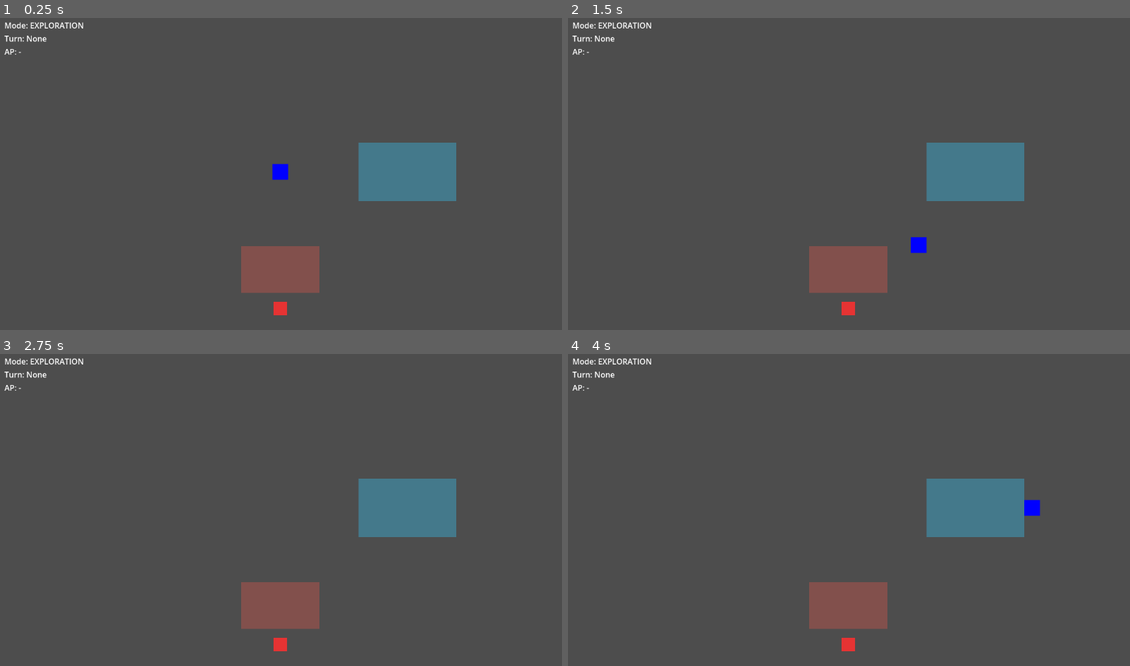
Above: before the commit, frames 1-4 (two rows, left to right).
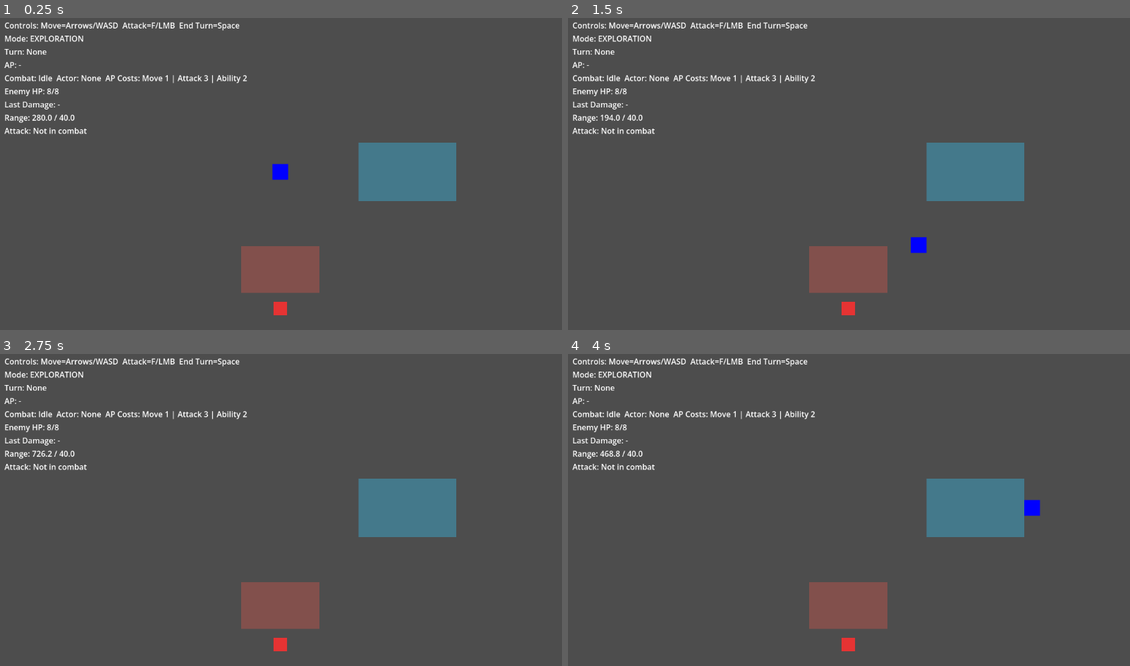
Above: after the commit, the same moments.

Repository: whelanworkmaster/cogs-and-catalysts
Game: Godot game, scene res://scenes/main.tscn
Same seed, same stepped clock (60 frames per second), same inputs: the game is played once before the commit and once after it.
Inputs (mouse positions are in pixels of both pictures, inside the frame that each line leads up to):
- Up to frame 1 (0.25 s): no input
- Up to frame 2 (1.5 s): tap Enter (ui_accept) at 0.5, 0.77, 1.07, 1.25 s; move the mouse to (972, 155) at 0.52 s; hold Right (ui_right) 0.53-1.28 s; tap F (attack, bound only after the commit) at 0.6 s; click (972, 155) at 0.67 s; tap Space at 0.8, 1.35 s; move the mouse to (736, 186) at 1.27 s; hold Down (ui_down) from 1.28 s (still down); click (736, 186) at 1.42 s
- Up to frame 3 (2.75 s): tap Enter (ui_accept) at 1.52, 1.55, 1.82, 2, 2.1 s; move the mouse to (337, 438) at 2.02 s; release Down (ui_down) at 2.03 s; hold Right (ui_right) from 2.03 s (still down); click (337, 438) at 2.17 s; tap F (attack, bound only after the commit) at 2.3 s
- Up to frame 4 (4 s): tap Enter (ui_accept) at 2.75, 3.02, 3.32, 3.5, 3.77, 3.8 s; move the mouse to (820, 572) at 2.77 s; release Right (ui_right) at 2.78 s; hold Up (ui_up) 2.78-3.53 s; tap F (attack, bound only after the commit) at 2.85 s; click (820, 572) at 2.92 s; tap Space at 3.05, 3.6 s; move the mouse to (1017, 556) at 3.52 s; hold Left (ui_left) from 3.53 s (still down); click (1017, 556) at 3.67 s

The runs differ from the first frame. In frame 1, 1.6% of the frame differs, in the area x 0-44%, y 1-38%; in frame 2, 1.6%; in frame 3, 1.6%; in frame 4, 1.6%.

Commit message:
Add MVP combat attacks, HUD readouts, and drops

Diff:
--- a/project.godot
+++ b/project.godot
@@ -20,6 +20,34 @@
 GameMode="*res://scripts/systems/game_mode_controller.gd"
 CombatManager="*res://scripts/systems/combat_manager.gd"
 
+[input]
+
+attack={
+"deadzone": 0.5,
+"events": [ {
+"type": "InputEventKey",
+"device": -1,
+"keycode": 70,
+"physical_keycode": 70,
+"unicode": 70,
+"location": 0,
+"modifiers": 0
+} ]
+}
+
+end_turn={
+"deadzone": 0.5,
+"events": [ {
+"type": "InputEventKey",
+"device": -1,
+"keycode": 32,
+"physical_keycode": 32,
+"unicode": 32,
+"location": 0,
+"modifiers": 0
+} ]
+}
+
 [physics]
 
 3d/physics_engine="Jolt Physics"
--- a/scenes/ui/combat_hud.tscn
+++ b/scenes/ui/combat_hud.tscn
@@ -17,6 +17,9 @@
 
 [node name="VBoxContainer" type="VBoxContainer" parent="MarginContainer"]
 
+[node name="ControlLabel" type="Label" parent="MarginContainer/VBoxContainer"]
+text = "Controls: Move=Arrows/WASD  Attack=F  End Turn=Space"
+
 [node name="ModeLabel" type="Label" parent="MarginContainer/VBoxContainer"]
 text = "Mode: Unknown"
 
@@ -25,3 +28,18 @@
 
 [node name="APLabel" type="Label" parent="MarginContainer/VBoxContainer"]
 text = "AP: -"
+
+[node name="StateLabel" type="Label" parent="MarginContainer/VBoxContainer"]
+text = "State: -"
+
+[node name="EnemyHPLabel" type="Label" parent="MarginContainer/VBoxContainer"]
+text = "Enemy HP: -"
+
+[node name="DamageLabel" type="Label" parent="MarginContainer/VBoxContainer"]
+text = "Last Damage: -"
+
+[node name="RangeLabel" type="Label" parent="MarginContainer/VBoxContainer"]
+text = "Range: -"
+
+[node name="AttackLabel" type="Label" parent="MarginContainer/VBoxContainer"]
+text = "Attack: -"
--- a/scripts/actors/enemy.gd
+++ b/scripts/actors/enemy.gd
@@ -2,12 +2,18 @@
 
 class_name Enemy
 
+const MutagenicCell = preload("res://scripts/world/mutagenic_cell.gd")
+
+@export var max_hp: int = 8
 @export var max_ap: int = 6
 @export var move_step: float = 32.0
 var current_ap: int = 6
+var current_hp: int = 0
 @onready var ai = $AI
 
 func _ready() -> void:
+	current_hp = max_hp
+	add_to_group("enemy")
 	_create_enemy_sprite()
 
 func _create_enemy_sprite() -> void:
@@ -33,5 +39,43 @@
 func get_max_ap() -> int:
 	return max_ap
 
+func get_current_hp() -> int:
+	return current_hp
+
+func get_max_hp() -> int:
+	return max_hp
+
 func get_ai() -> Node:
 	return ai
+
+func take_damage(amount: int, source: Node = null) -> void:
+	if amount <= 0:
+		return
+	current_hp = max(current_hp - amount, 0)
+	print("%s took %s damage. HP: %s/%s" % [name, amount, current_hp, max_hp])
+	if current_hp <= 0:
+		_die()
+
+func _die() -> void:
+	if CombatManager:
+		CombatManager.remove_actor(self)
+	_drop_mutagenic_cell()
+	_play_death_effect()
+	queue_free()
+
+func _drop_mutagenic_cell() -> void:
+	var cell := MutagenicCell.new()
+	var scene := get_tree().current_scene if get_tree() else null
+	if scene:
+		scene.add_child(cell)
+	else:
+		get_parent().add_child(cell)
+	cell.global_position = global_position
+
+func _play_death_effect() -> void:
+	if not has_node("Sprite2D"):
+		return
+	var sprite := $Sprite2D
+	var tween := create_tween()
+	tween.tween_property(sprite, "scale", Vector2(0.1, 0.1), 0.2)
+	tween.parallel().tween_property(sprite, "modulate:a", 0.0, 0.2)
--- a/scripts/player.gd
+++ b/scripts/player.gd
@@ -11,12 +11,15 @@
 # Action Points system
 var current_ap: int = 10
 @export var max_ap: int = 10
-@export var move_ap_cost: int = 1
 @export var ap_regen_per_second: float = 2.0
 var ap_regen_accumulator: float = 0.0
 @export var combat_step_distance: float = 32.0
 @export var combat_move_cooldown: float = 0.2
 var combat_move_cooldown_timer: float = 0.0
+@export var attack_contact_distance: float = 40.0
+@export var attack_damage: int = 3
+var last_damage_dealt: int = 0
+var last_attack_result: String = "-"
 
 # Elevation tracking
 var current_elevation: int = 0
@@ -37,10 +40,13 @@
 func _ready():
 	print("Player initialized with ", current_ap, " AP")
 	add_to_group("player")
+	_ensure_input_actions()
 	elevation_detector.area_entered.connect(_on_elevation_area_entered)
 	elevation_detector.area_exited.connect(_on_elevation_area_exited)
 	if CombatManager:
 		CombatManager.turn_started.connect(_on_turn_started)
+		CombatManager.combat_started.connect(_on_combat_started)
+		CombatManager.combat_ended.connect(_on_combat_ended)
 	# Create a basic visual representation
 	create_player_sprite()
 
@@ -49,6 +55,7 @@
 	if combat_move_cooldown_timer > 0.0:
 		combat_move_cooldown_timer = max(0.0, combat_move_cooldown_timer - delta)
 	handle_movement()
+	handle_attack_input()
 
 func handle_turn_input():
 	if not CombatManager:
@@ -57,7 +64,7 @@
 		return
 	if CombatManager.get_current_actor() != self:
 		return
-	if Input.is_action_just_pressed("ui_accept"):
+	if Input.is_action_just_pressed("end_turn") or Input.is_action_just_pressed("ui_accept"):
 		CombatManager.end_turn()
 
 func handle_movement():
@@ -90,7 +97,7 @@
 				move_and_slide()
 				return
 			# Check if move is legal (has enough AP)
-			if spend_ap(move_ap_cost):
+			if spend_ap(_get_ap_cost("move")):
 				global_position += input_direction * combat_step_distance
 				combat_move_cooldown_timer = combat_move_cooldown
 			else:
@@ -102,6 +109,36 @@
 		velocity = Vector2.ZERO
 
 	move_and_slide()
+
+func handle_attack_input() -> void:
+	if not CombatManager:
+		last_attack_result = "No CombatManager"
+		return
+	if not CombatManager.active_combat:
+		last_attack_result = "Not in combat"
+		return
+	if CombatManager.get_current_actor() != self:
+		last_attack_result = "Not your turn"
+		return
+	if not Input.is_action_just_pressed("attack"):
+		return
+	print("Attack input detected.")
+	var target := _find_attack_target()
+	if not target:
+		last_attack_result = "No target in range"
+		last_damage_dealt = 0
+		print("Attack failed: no target in range.")
+		return
+	if not spend_ap(_get_ap_cost("attack")):
+		last_attack_result = "Not enough AP"
+		last_damage_dealt = 0
+		print("Attack failed: not enough AP.")
+		return
+	if target.has_method("take_damage"):
+		target.take_damage(attack_damage, self)
+		last_damage_dealt = attack_damage
+		last_attack_result = "Hit for %s" % attack_damage
+		print("Attack hit for ", attack_damage)
 
 func apply_isometric_transform(direction: Vector2) -> Vector2:
 	# Convert standard 2D movement to isometric projection
@@ -150,9 +187,62 @@
 func get_max_ap() -> int:
 	return max_ap
 
+func _get_ap_cost(action: StringName) -> int:
+	if CombatManager:
+		return CombatManager.get_ap_cost(action)
+	return 0
+
+func _find_attack_target() -> Node:
+	var enemies := get_tree().get_nodes_in_group("enemy")
+	var best_target: Node = null
+	var best_distance := attack_contact_distance + 0.01
+	for enemy in enemies:
+		if enemy == null:
+			continue
+		var distance := global_position.distance_to(enemy.global_position)
+		if distance <= attack_contact_distance and distance < best_distance:
+			best_distance = distance
+			best_target = enemy
+	return best_target
+
+func get_last_damage_dealt() -> int:
+	return last_damage_dealt
+
+func get_attack_contact_distance() -> float:
+	return attack_contact_distance
+
+func get_last_attack_result() -> String:
+	return last_attack_result
+
+func _ensure_input_actions() -> void:
+	if not InputMap.has_action("attack"):
+		InputMap.add_action("attack")
+	var attack_key_event := InputEventKey.new()
+	attack_key_event.keycode = KEY_F
+	attack_key_event.physical_keycode = KEY_F
+	if not InputMap.action_has_event("attack", attack_key_event):
+		InputMap.action_add_event("attack", attack_key_event)
+	var mouse_attack_event := InputEventMouseButton.new()
+	mouse_attack_event.button_index = MOUSE_BUTTON_LEFT
+	if not InputMap.action_has_event("attack", mouse_attack_event):
+		InputMap.action_add_event("attack", mouse_attack_event)
+	if not InputMap.has_action("end_turn"):
+		InputMap.add_action("end_turn")
+		var end_turn_event := InputEventKey.new()
+		end_turn_event.keycode = KEY_SPACE
+		end_turn_event.physical_keycode = KEY_SPACE
+		InputMap.action_add_event("end_turn", end_turn_event)
+
 func _on_turn_started(actor: Node) -> void:
 	if actor == self:
 		reset_ap()
+		last_attack_result = "Ready"
+
+func _on_combat_started(_actors: Array) -> void:
+	last_attack_result = "Ready"
+
+func _on_combat_ended() -> void:
+	last_attack_result = "Not in combat"
 
 func create_player_sprite():
 	"""Creates a basic colored rectangle as the player sprite."""
--- a/scripts/systems/combat_manager.gd
+++ b/scripts/systems/combat_manager.gd
@@ -8,6 +8,10 @@
 var active_combat: bool = false
 var actors: Array = []
 var current_actor_index: int = -1
+
+@export var move_ap_cost: int = 1
+@export var attack_ap_cost: int = 3
+@export var ability_ap_cost: int = 2
 
 func start_combat(combat_actors: Array) -> void:
 	if active_combat:
@@ -35,10 +39,40 @@
 	turn_ended.emit(actor)
 	_next_turn()
 
+func remove_actor(actor: Node) -> void:
+	var index := actors.find(actor)
+	if index == -1:
+		return
+	actors.remove_at(index)
+	if not active_combat:
+		return
+	if actors.size() == 1 and actors[0].is_in_group("player"):
+		end_combat()
+		return
+	if actors.is_empty():
+		end_combat()
+		return
+	if index < current_actor_index:
+		current_actor_index -= 1
+	elif index == current_actor_index:
+		current_actor_index -= 1
+		_next_turn()
+
 func get_current_actor() -> Node:
 	if current_actor_index < 0 or current_actor_index >= actors.size():
 		return null
 	return actors[current_actor_index]
+
+func get_ap_cost(action: StringName) -> int:
+	match action:
+		"move":
+			return move_ap_cost
+		"attack":
+			return attack_ap_cost
+		"ability":
+			return ability_ap_cost
+		_:
+			return 0
 
 func _next_turn() -> void:
 	if actors.is_empty():
--- a/scripts/ui/combat_hud.gd
+++ b/scripts/ui/combat_hud.gd
@@ -3,10 +3,18 @@
 @onready var mode_label: Label = $MarginContainer/VBoxContainer/ModeLabel
 @onready var actor_label: Label = $MarginContainer/VBoxContainer/ActorLabel
 @onready var ap_label: Label = $MarginContainer/VBoxContainer/APLabel
+@onready var control_label: Label = $MarginContainer/VBoxContainer/ControlLabel
+@onready var state_label: Label = $MarginContainer/VBoxContainer/StateLabel
+@onready var enemy_hp_label: Label = $MarginContainer/VBoxContainer/EnemyHPLabel
+@onready var damage_label: Label = $MarginContainer/VBoxContainer/DamageLabel
+@onready var range_label: Label = $MarginContainer/VBoxContainer/RangeLabel
+@onready var attack_label: Label = $MarginContainer/VBoxContainer/AttackLabel
 
 func _ready() -> void:
 	_refresh_mode()
 	_refresh_actor()
+	_refresh_controls()
+	_refresh_state()
 	if GameMode:
 		GameMode.mode_changed.connect(_on_mode_changed)
 	if CombatManager:
@@ -17,20 +25,28 @@
 
 func _process(_delta: float) -> void:
 	_refresh_ap()
+	_refresh_state()
+	_refresh_enemy_status()
 
 func _on_mode_changed(_new_mode: int, _previous_mode: int) -> void:
 	_refresh_mode()
 
 func _on_combat_started(_actors: Array) -> void:
 	_refresh_actor()
+	_refresh_state()
+	_refresh_enemy_status()
 
 func _on_combat_ended() -> void:
 	_refresh_actor()
 	_refresh_ap()
+	_refresh_state()
+	_refresh_enemy_status()
 
 func _on_turn_changed(_actor: Node) -> void:
 	_refresh_actor()
 	_refresh_ap()
+	_refresh_state()
+	_refresh_enemy_status()
 
 func _refresh_mode() -> void:
 	var mode_name := "Unknown"
@@ -39,12 +55,72 @@
 	mode_label.text = "Mode: %s" % mode_name
 
 func _refresh_actor() -> void:
-	var actor := CombatManager.get_current_actor() if CombatManager else null
+	var actor: Node = CombatManager.get_current_actor() if CombatManager else null
 	actor_label.text = "Turn: %s" % (actor.name if actor else "None")
 
 func _refresh_ap() -> void:
-	var actor := CombatManager.get_current_actor() if CombatManager else null
+	var actor: Node = CombatManager.get_current_actor() if CombatManager else null
 	if actor and actor.has_method("get_current_ap"):
 		ap_label.text = "AP: %s" % str(actor.get_current_ap())
 	else:
 		ap_label.text = "AP: -"
+
+func _refresh_controls() -> void:
+	var move_keys := "Move=Arrows/WASD"
+	var attack_keys := "Attack=F/LMB"
+	var end_turn_keys := "End Turn=Space"
+	control_label.text = "Controls: %s  %s  %s" % [move_keys, attack_keys, end_turn_keys]
+
+func _refresh_state() -> void:
+	var actor: Node = CombatManager.get_current_actor() if CombatManager else null
+	var combat_active: bool = CombatManager.active_combat if CombatManager else false
+	var actor_name: String = actor.name if actor else "None"
+	var ap_costs: String = ""
+	if CombatManager:
+		ap_costs = "AP Costs: Move %s | Attack %s | Ability %s" % [
+			CombatManager.get_ap_cost("move"),
+			CombatManager.get_ap_cost("attack"),
+			CombatManager.get_ap_cost("ability")
+		]
+	var actor_state := "Actor: %s" % actor_name
+	var combat_state := "Combat: %s" % ("Active" if combat_active else "Idle")
+	state_label.text = "%s  %s  %s" % [combat_state, actor_state, ap_costs]
+
+func _refresh_enemy_status() -> void:
+	var player: Node = get_tree().get_first_node_in_group("player")
+	var enemy: Node = _get_nearest_enemy()
+	if enemy and enemy.has_method("get_current_hp") and enemy.has_method("get_max_hp"):
+		enemy_hp_label.text = "Enemy HP: %s/%s" % [enemy.get_current_hp(), enemy.get_max_hp()]
+	else:
+		enemy_hp_label.text = "Enemy HP: -"
+	var actor: Node = CombatManager.get_current_actor() if CombatManager else null
+	if actor and actor.has_method("get_last_damage_dealt"):
+		damage_label.text = "Last Damage: %s" % actor.get_last_damage_dealt()
+	else:
+		damage_label.text = "Last Damage: -"
+	if player and enemy:
+		var distance: float = player.global_position.distance_to(enemy.global_position)
+		var contact_distance: float = player.get_attack_contact_distance() if player.has_method("get_attack_contact_distance") else 0.0
+		range_label.text = "Range: %.1f / %.1f" % [distance, contact_distance]
+	else:
+		range_label.text = "Range: -"
+	if player and player.has_method("get_last_attack_result"):
+		attack_label.text = "Attack: %s" % player.get_last_attack_result()
+	else:
+		attack_label.text = "Attack: -"
+
+func _get_nearest_enemy() -> Node:
+	var player := get_tree().get_first_node_in_group("player")
+	if not player:
+		return null
+	var enemies := get_tree().get_nodes_in_group("enemy")
+	var best_target: Node = null
+	var best_distance := INF
+	for enemy in enemies:
+		if enemy == null:
+			continue
+		var distance: float = player.global_position.distance_to(enemy.global_position)
+		if distance < best_distance:
+			best_distance = distance
+			best_target = enemy
+	return best_target
--- a/scripts/world/engagement_trigger.gd
+++ b/scripts/world/engagement_trigger.gd
@@ -22,5 +22,5 @@
 					actors.append(actor)
 			CombatManager.start_combat(actors)
 		if one_shot:
-			monitoring = false
-			monitorable = false
+			set_deferred("monitoring", false)
+			set_deferred("monitorable", false)
--- /dev/null
+++ b/scripts/world/mutagenic_cell.gd
@@ -0,0 +1,22 @@
+extends Node2D
+
+class_name MutagenicCell
+
+@export var value: int = 1
+
+func _ready() -> void:
+	_create_visual()
+	_start_pulse()
+
+func _create_visual() -> void:
+	var color_rect := ColorRect.new()
+	color_rect.size = Vector2(12, 12)
+	color_rect.color = Color(0.2, 0.95, 0.6)
+	color_rect.position = Vector2(-6, -6)
+	add_child(color_rect)
+
+func _start_pulse() -> void:
+	var tween := create_tween()
+	tween.set_loops()
+	tween.tween_property(self, "scale", Vector2(1.15, 1.15), 0.5)
+	tween.tween_property(self, "scale", Vector2(1.0, 1.0), 0.5)
Not shown, added: scripts/world/mutagenic_cell.gd.uid
